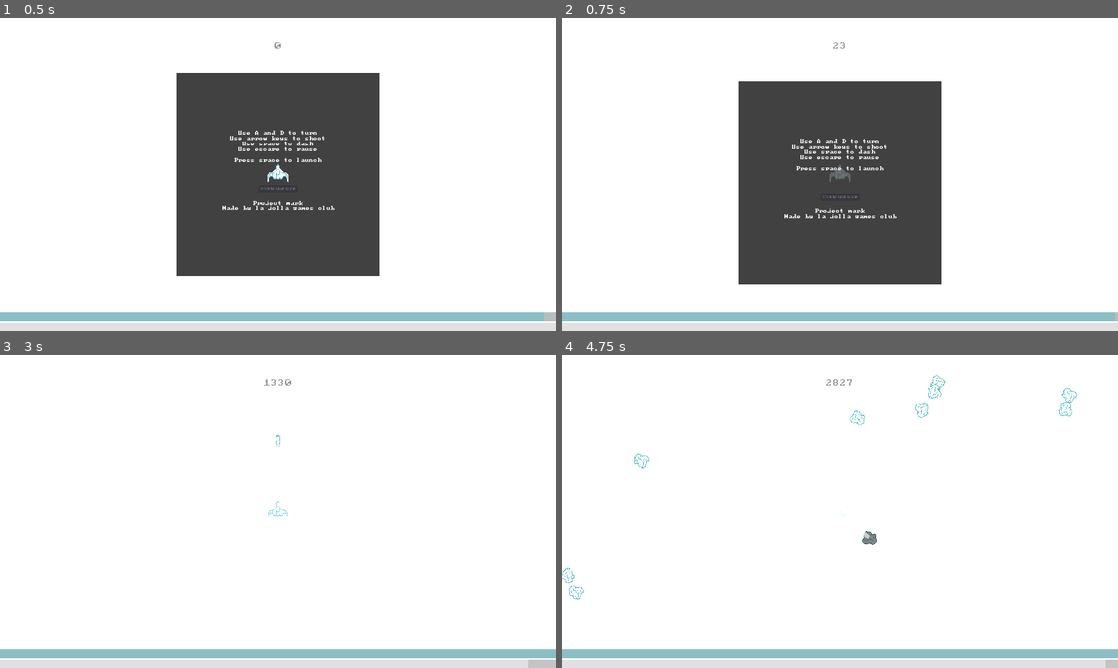
Above: before the commit, frames 1-4 (two rows, left to right).
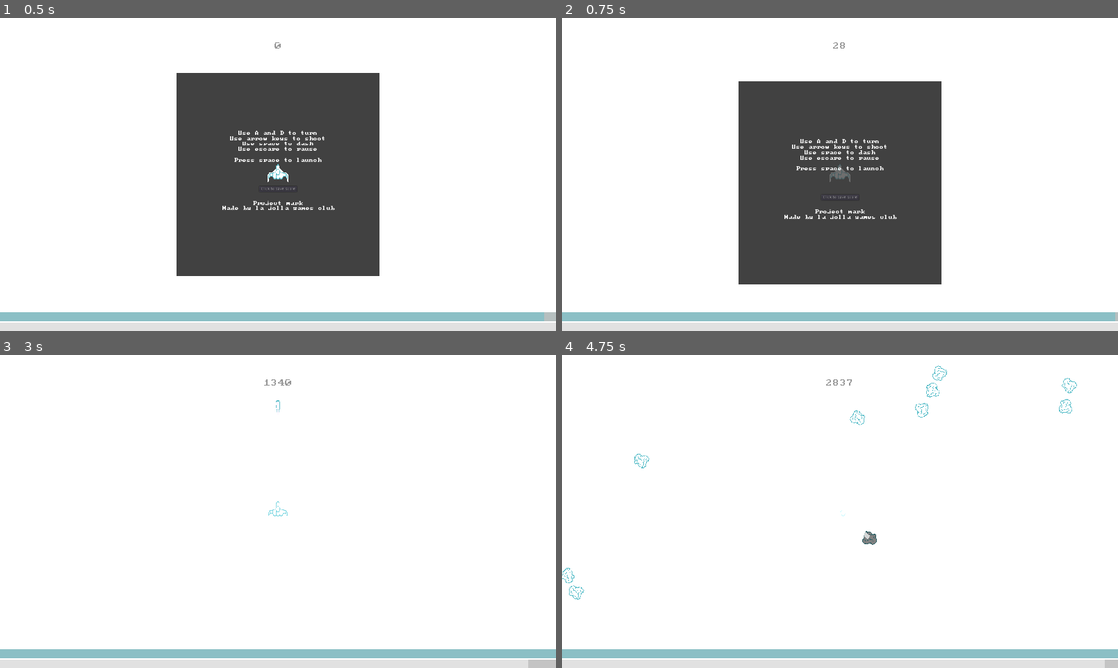
Above: after the commit, the same moments.

Repository: lajollagamesclub/project-mark
Game: Godot game, scene res://Main.tscn
The game is run twice, just before and just after one commit, with the same random seed, the same clock (stepped at 60 frames per second) and the same inputs. The engine's default icon, where the game draws it, is replaced by a stand-in: a white triangle on a blue panel in a dark square.
Inputs:
- Up to frame 1 (0.5 s): no input
- Up to frame 2 (0.75 s): hold E (g_dash_right) from 0.53 s (still down); tap Space (g_dash) at 0.6 s
- Up to frame 3 (3 s): release E (g_dash_right) at 1.28 s; hold S (g_down) 1.28-2.03 s; tap Space (g_dash) at 1.35, 2.1, 2.85 s; hold E (g_dash_right) 2.03-2.78 s; hold Up (g_fire_up) from 2.78 s (still down)
- Up to frame 4 (4.75 s): release Up (g_fire_up) at 3.53 s; hold Q (g_dash_left) from 3.53 s (still down); tap Space (g_dash) at 3.6, 4.35 s; tap Enter at 4.25 s

Frame 1 is identical in both runs. In frame 2, 0.3% of the frame differs, in the area x 40-61%, y 8-65%; in frame 3, less than 0.1%; in frame 4, 0.2%.

Commit message:
Remove almsot all lag from being too far away

Diff:
--- a/src/Asteroid.gd
+++ b/src/Asteroid.gd
@@ -1,5 +1,5 @@
 tool
-extends StaticBody2D
+extends InWorldKinematic
 
 signal dead
 
--- a/src/Asteroid.tscn
+++ b/src/Asteroid.tscn
@@ -1,15 +1,11 @@
-[gd_scene load_steps=4 format=2]
+[gd_scene load_steps=3 format=2]
 
 [ext_resource path="res://Asteroid.gd" type="Script" id=1]
 [ext_resource path="res://asteroid.png" type="Texture" id=2]
 
-[sub_resource type="PhysicsMaterial" id=1]
-bounce = 0.3
-
-[node name="Asteroid" type="StaticBody2D" groups=[
+[node name="Asteroid" type="KinematicBody2D" groups=[
 "asteroids",
 ]]
-physics_material_override = SubResource( 1 )
 script = ExtResource( 1 )
 
 [node name="ColorRect" type="ColorRect" parent="."]
--- a/src/AsteroidSpawner.gd
+++ b/src/AsteroidSpawner.gd
@@ -30,17 +30,17 @@
 		return
 	if show_spawn_visually:
 		update()
-	if global_position.distance_to(Vector2()) >= safe_radius:
+	if player_state.cur_distance >= safe_radius:
 		while number_of_enemies < target_enemies:
 			var cur_enemy = to_spawn_pack.instance()
 			cur_enemy.player_node = player_node
 			cur_enemy.despawn_distance = player_visibility_radius
-			add_child(cur_enemy)
 			var theta = rand_range(0, 2*PI)
 			var length = rand_range(camera_view_radius, player_visibility_radius)
 			cur_enemy.global_position = Vector2() + \
 				Vector2(cos(theta)*length, sin(theta)*length)
 			cur_enemy.connect("dead", self, "enemy_died")
+			add_child(cur_enemy)
 			number_of_enemies += 1
 
 	var cur_distance_fraction: float = min(1.0, float(player_state.cur_distance)/max_distance)
--- a/src/Base.tscn
+++ b/src/Base.tscn
@@ -1,6 +1,9 @@
-[gd_scene format=2]
+[gd_scene load_steps=2 format=2]
+
+[ext_resource path="res://InWorld2D.gd" type="Script" id=1]
 
 [node name="Base" type="Node2D"]
+script = ExtResource( 1 )
 
 [node name="ColorRect" type="ColorRect" parent="."]
 margin_left = -350.0
@@ -8,3 +11,6 @@
 margin_right = 350.0
 margin_bottom = 350.0
 color = Color( 0.258824, 0.258824, 0.258824, 1 )
+__meta__ = {
+"_edit_use_anchors_": false
+}
--- a/src/DestroyedAsteroid.gd
+++ b/src/DestroyedAsteroid.gd
@@ -1,4 +1,4 @@
-extends Node2D
+extends InWorld2D
 
 onready var fragments_node: Node2D = $Fragments
 
--- a/src/DestroyedAsteroid.tscn
+++ b/src/DestroyedAsteroid.tscn
@@ -1,29 +1,29 @@
 [gd_scene load_steps=6 format=2]
 
-[ext_resource path="res://asteroid-fragment-2.png" type="Texture" id=1]
-[ext_resource path="res://asteroid-fragment-3.png" type="Texture" id=2]
-[ext_resource path="res://AsteroidFragment.tscn" type="PackedScene" id=3]
-[ext_resource path="res://asteroid-fragment-4.png" type="Texture" id=4]
-[ext_resource path="res://DestroyedAsteroid.gd" type="Script" id=5]
+[ext_resource path="res://DestroyedAsteroid.gd" type="Script" id=1]
+[ext_resource path="res://AsteroidFragment.tscn" type="PackedScene" id=2]
+[ext_resource path="res://asteroid-fragment-2.png" type="Texture" id=3]
+[ext_resource path="res://asteroid-fragment-3.png" type="Texture" id=4]
+[ext_resource path="res://asteroid-fragment-4.png" type="Texture" id=5]
 
 [node name="DestroyedAsteroid" type="Node2D"]
 position = Vector2( 500, 500 )
 rotation = 1.5708
-script = ExtResource( 5 )
+script = ExtResource( 1 )
 
 [node name="Fragments" type="Node2D" parent="."]
 position = Vector2( 0, 2 )
 
-[node name="Fragment1" parent="Fragments" instance=ExtResource( 3 )]
+[node name="Fragment1" parent="Fragments" instance=ExtResource( 2 )]
 
-[node name="Fragment2" parent="Fragments" instance=ExtResource( 3 )]
+[node name="Fragment2" parent="Fragments" instance=ExtResource( 2 )]
 position = Vector2( 10.8498, -13.8218 )
-texture = ExtResource( 1 )
+texture = ExtResource( 3 )
 
-[node name="Fragment3" parent="Fragments" instance=ExtResource( 3 )]
+[node name="Fragment3" parent="Fragments" instance=ExtResource( 2 )]
 position = Vector2( 16.9811, 1.80225 )
-texture = ExtResource( 2 )
+texture = ExtResource( 4 )
 
-[node name="Fragment4" parent="Fragments" instance=ExtResource( 3 )]
+[node name="Fragment4" parent="Fragments" instance=ExtResource( 2 )]
 position = Vector2( -3.21584, 14.13 )
-texture = ExtResource( 4 )
+texture = ExtResource( 5 )
--- a/src/Enemy.gd
+++ b/src/Enemy.gd
@@ -1,8 +1,7 @@
-extends KinematicBody2D
+extends InWorldKinematic
 
 signal dead
 
-const player_state = preload("res://player_state.tres")
 const damage = 10.0
 
 var despawn_distance: float = 8000.0
--- a/src/EnemySpawner.gd
+++ b/src/EnemySpawner.gd
@@ -27,9 +27,9 @@
 func spawn_enemy():
 	var cur_enemy = enemy_pack.instance()
 	cur_enemy.player_node = player_node
-	get_node("/root/Main/World/Enemies").add_child(cur_enemy)
 	var theta = rand_range(0, 2*PI)
 	cur_enemy.global_position = player_node.global_position + Vector2(
 		cos(theta)*3000,
 		sin(theta)*3000
 	)
+	get_node("/root/Main/World/Enemies").add_child(cur_enemy)
--- /dev/null
+++ b/src/InWorld2D.gd
@@ -0,0 +1,12 @@
+extends Node2D
+
+class_name InWorld2D
+
+const player_state = preload("res://player_state.tres")
+
+
+func _ready():
+	player_state.connect("moved", self, "_on_player_moved")
+
+func _on_player_moved(move_vector):
+	global_position += move_vector
--- /dev/null
+++ b/src/InWorldGUI.gd
@@ -0,0 +1,11 @@
+extends Control
+
+class_name InWorldGUI
+
+const player_state = preload("res://player_state.tres")
+
+func _ready():
+	player_state.connect("moved", self, "_on_player_moved")
+
+func _on_player_moved(move_vector):
+	rect_position += move_vector
--- /dev/null
+++ b/src/InWorldKinematic.gd
@@ -0,0 +1,13 @@
+extends KinematicBody2D
+
+class_name InWorldKinematic
+
+const player_state = preload("res://player_state.tres")
+
+var infinite_inertia: bool = true
+
+func _ready():
+	player_state.connect("moved", self, "_on_player_moved")
+
+func _on_player_moved(move_vector):
+	move_and_collide(move_vector, infinite_inertia)
--- a/src/Main.tscn
+++ b/src/Main.tscn
@@ -11,13 +11,14 @@
 [ext_resource path="res://EnemySpawner.gd" type="Script" id=9]
 [ext_resource path="res://Enemy.tscn" type="PackedScene" id=10]
 [ext_resource path="res://theme.tres" type="Theme" id=11]
-[ext_resource path="res://Player.tscn" type="PackedScene" id=12]
+[ext_resource path="res://InWorldGUI.gd" type="Script" id=12]
 [ext_resource path="res://pc-senior/pcsenior.ttf" type="DynamicFontData" id=13]
 [ext_resource path="res://CurDistanceLabel.gd" type="Script" id=14]
 [ext_resource path="res://MaxDistanceLabel.gd" type="Script" id=15]
 [ext_resource path="res://HealthBar.gd" type="Script" id=16]
 [ext_resource path="res://ProgressBar.gd" type="Script" id=17]
 [ext_resource path="res://PauseMenu.gd" type="Script" id=18]
+[ext_resource path="res://Player.tscn" type="PackedScene" id=19]
 
 [sub_resource type="ShaderMaterial" id=1]
 shader = ExtResource( 4 )
@@ -77,7 +78,9 @@
 visible = false
 
 [node name="StarryBackground" parent="World/StarsPerformanceSwitcher/HighPerformanceStars" instance=ExtResource( 3 )]
+relative_motion = 1.0
 parallax_scale = 0.7
+offset = Vector2( 0, 0 )
 
 [node name="StarryBackground2" parent="World/StarsPerformanceSwitcher/HighPerformanceStars" instance=ExtResource( 3 )]
 visible = false
@@ -133,6 +136,7 @@
 
 Press space to launch"
 align = 1
+script = ExtResource( 12 )
 __meta__ = {
 "_edit_use_anchors_": false
 }
@@ -147,6 +151,7 @@
 Made by la jolla games club"
 align = 1
 valign = 1
+script = ExtResource( 12 )
 __meta__ = {
 "_edit_use_anchors_": false
 }
@@ -157,6 +162,7 @@
 margin_right = 66.0
 margin_bottom = 59.97
 text = "Click to save score"
+script = ExtResource( 12 )
 __meta__ = {
 "_edit_use_anchors_": false
 }
--- a/src/Player.tscn
+++ b/src/Player.tscn
@@ -9,7 +9,7 @@
 [ext_resource path="res://AsteroidDestroyer.gd" type="Script" id=7]
 
 [sub_resource type="CircleShape2D" id=1]
-radius = 234.117
+radius = 266.158
 
 [node name="Player" type="KinematicBody2D" groups=[
 "player",
@@ -60,6 +60,6 @@
 script = ExtResource( 7 )
 
 [node name="CollisionPolygon2D" type="CollisionPolygon2D" parent="AsteroidDestroyer"]
-polygon = PoolVector2Array( -44.7323, -3.64243, -0.25853, -44.5487, 45.4043, -6.0207, 45.4043, 18.9512, -43.0675, 19.6647 )
+polygon = PoolVector2Array( -44.7323, -3.64243, -0.25853, -44.5487, 45.4043, -6.0207, 45.4043, 18.9512, -44.9218, 19.2174 )
 [connection signal="body_entered" from="AsteroidDestroyer" to="AsteroidDestroyer" method="_on_AsteroidDestroyer_body_entered"]
 [connection signal="bumped" from="AsteroidDestroyer" to="." method="_on_AsteroidDestroyer_bumped"]
--- a/src/PlayerTurning.gd
+++ b/src/PlayerTurning.gd
@@ -27,7 +27,6 @@
 		set_physics_process(true)
 
 func _process(delta):
-	player_state.cur_distance = get_node("../World").global_position.distance_to(Vector2())
 	cur_dash_cooldown_time += delta
 	for asteroid in $AsteroidVisualizations.get_bodies_in_group():
 		var tapped = asteroid.tap_resource(delta)
@@ -90,7 +89,8 @@
 	var movement_vector: Vector2 = Vector2(0, -cur_speed).rotated(rotation)*delta
 	is_on_wall = test_move(global_transform, movement_vector, false)
 	if not is_on_wall:
-		get_node("../World").global_position -= movement_vector
+#		get_node("../World").global_position -= movement_vector
+		player_state.move(-movement_vector)
 
 
 func _on_AsteroidDestroyer_bumped():
--- a/src/StarryBackground.gd
+++ b/src/StarryBackground.gd
@@ -1,19 +1,21 @@
 tool
 extends Node2D
+
+const player_state = preload("res://player_state.tres")
 
 export var relative_motion: float = 1.0 setget set_relative_motion
 export var parallax_scale: float = 1.0
 export var offset: Vector2 = Vector2() setget set_offset
 
-#func _ready():
-#	set_process(!Engine.editor_hint)
+func _ready():
+	set_process(!Engine.editor_hint)
 
 func _process(_delta):
 #	if !Engine.editor_hint:
 #		global_transform.origin = -get_viewport().canvas_transform.origin
 
 	global_transform.origin = Vector2()
-	var out_transform: Transform2D = get_parent().global_transform
+	var out_transform: Transform2D = Transform2D(0.0, player_state.cur_position)
 	out_transform.origin *= -1
 	out_transform.origin *= parallax_scale
 	material.set_shader_param("global_transform", out_transform)
--- a/src/player_state.gd
+++ b/src/player_state.gd
@@ -6,18 +6,20 @@
 
 # warning-ignore:unused_class_variable
 var max_distance: int = 0
-var cur_distance: int = 0 setget set_distance
+var cur_distance: int = 0 setget ,get_cur_distance
+var cur_position: Vector2 = Vector2()
 var fuel: float = 100.0 setget set_fuel
 var health: float = 100.0 setget set_health
 var tree: SceneTree = null
 
-func set_distance(new_distance):
-	cur_distance = new_distance
-	if new_distance > max_distance:
-		max_distance = int(round(new_distance))
+func get_cur_distance() -> int:
+	return int(cur_position.length())
 
-func reset_distance():
-	cur_distance = 0
+func move(move_vector: Vector2):
+	cur_position += move_vector
+	emit_signal("moved", move_vector)
+	if self.cur_distance > max_distance:
+		max_distance = int(round(self.cur_distance))
 
 func set_fuel(new_fuel):
 	if new_fuel > 100 or new_fuel < 0:
--- a/src/project.godot
+++ b/src/project.godot
@@ -8,9 +8,26 @@
 
 config_version=4
 
-_global_script_classes=[  ]
+_global_script_classes=[ {
+"base": "Node2D",
+"class": "InWorld2D",
+"language": "GDScript",
+"path": "res://InWorld2D.gd"
+}, {
+"base": "Control",
+"class": "InWorldGUI",
+"language": "GDScript",
+"path": "res://InWorldGUI.gd"
+}, {
+"base": "KinematicBody2D",
+"class": "InWorldKinematic",
+"language": "GDScript",
+"path": "res://InWorldKinematic.gd"
+} ]
 _global_script_class_icons={
-
+"InWorld2D": "",
+"InWorldGUI": "",
+"InWorldKinematic": ""
 }
 
 [application]
Not shown: 1 places in src/Enemy.tscn that only renumber resources
Not shown: 2 places in src/Main.tscn that only renumber resources
